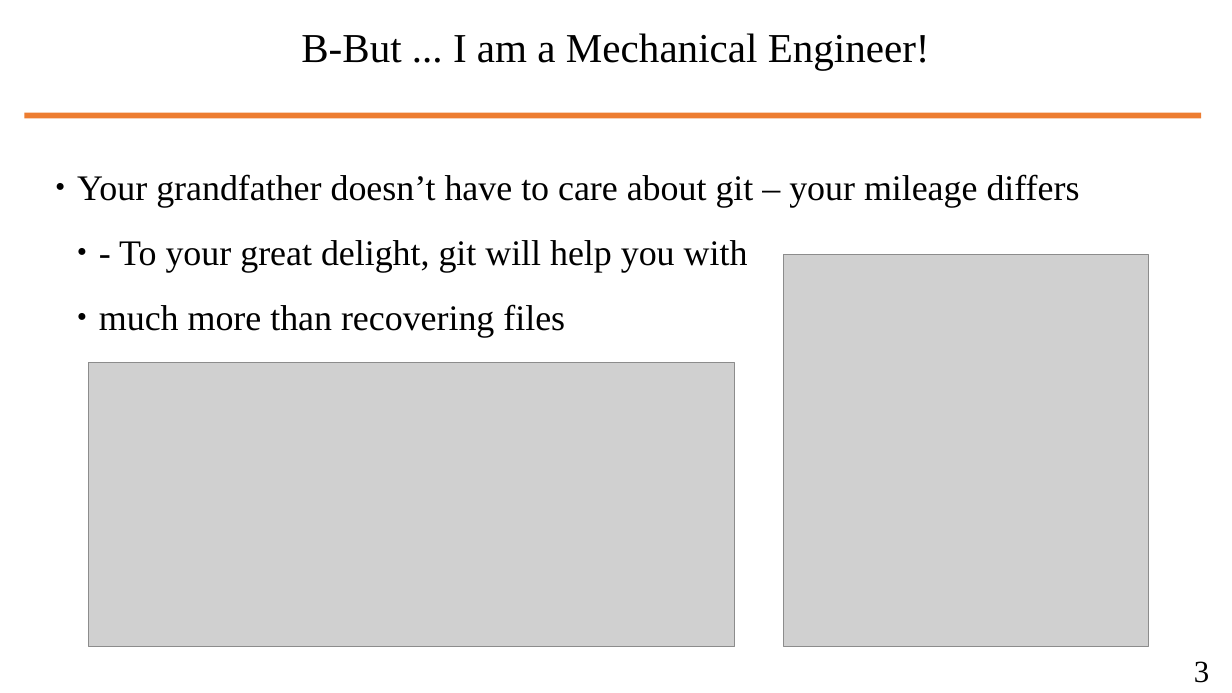
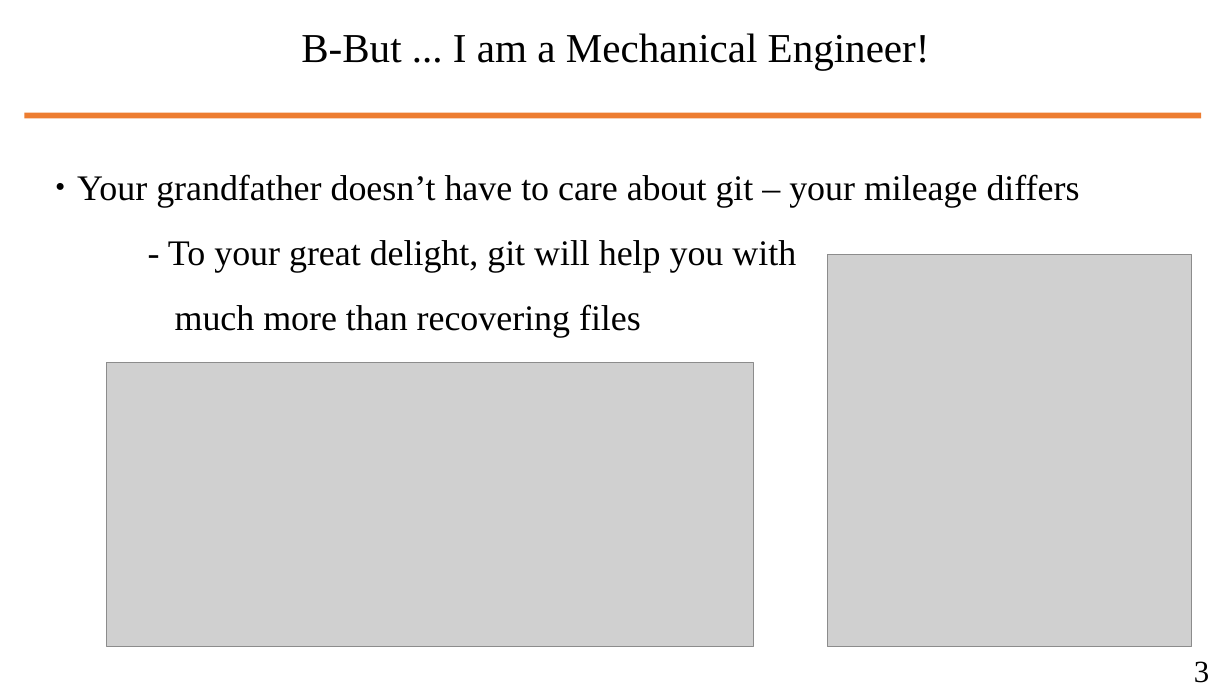
Before and after one commit to wbuz24/undergrad-repo, a slide deck: slide 4 of S24/cs494/notes/github-intro.pptx. Drawn at 1232x693 pixels with LibreOffice and Linux fonts; fonts in the diff are those of the drawing; grey boxes stand for pictures. Boxes give left, top, right and bottom in pixels: in the first picture for what was removed or moved away, otherwise in the second. Text is boxed around its words. In the diff, an @@ line names an element or a change of style, - is before the commit and + after.

```diff
--- a/S24/cs494/notes/github-intro.pptx
+++ b/S24/cs494/notes/github-intro.pptx
@@ text at (x1=168, y1=240, x2=796, y2=337): bullet ● to none; list level 2 to 1 in "- To your great delight, ..."; list level 2 to 1 in "much more than recovering files" @@
@@ picture moved from (x1=784, y1=254, x2=1149, y2=647) to (x1=827, y1=254, x2=1191, y2=647) @@
@@ picture moved from (x1=89, y1=362, x2=735, y2=646) to (x1=106, y1=362, x2=752, y2=646) @@
```
Also in this commit, not shown: 7 other slides changed, 5 other files.
